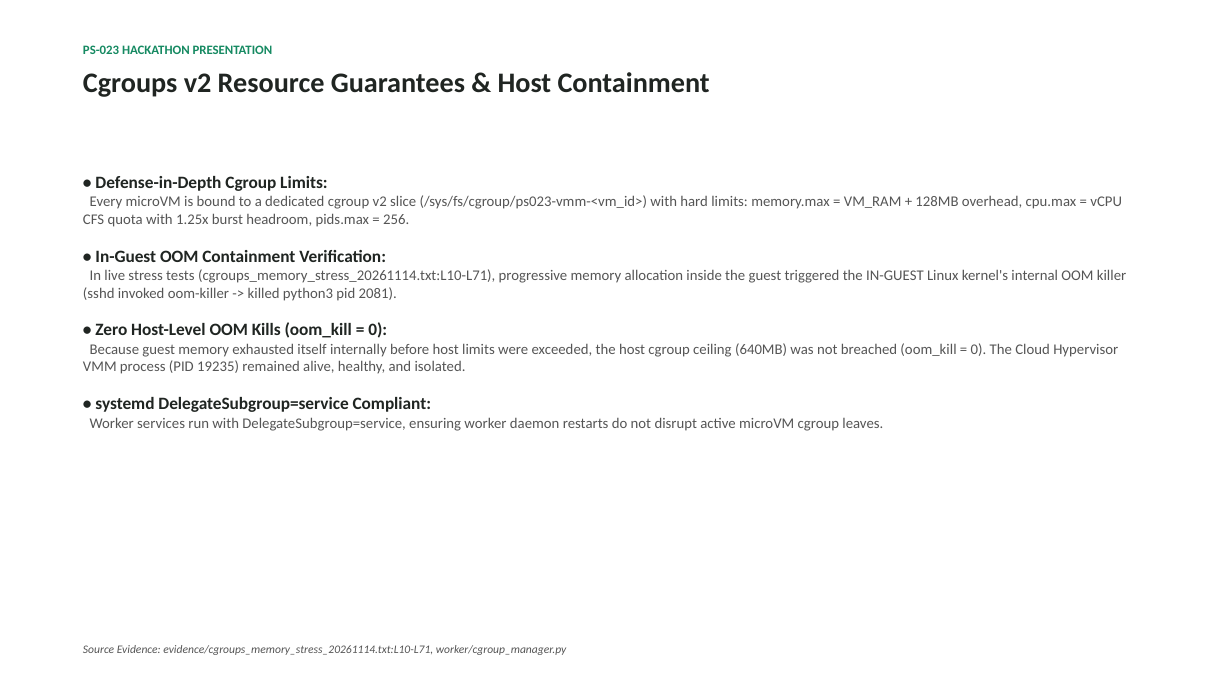
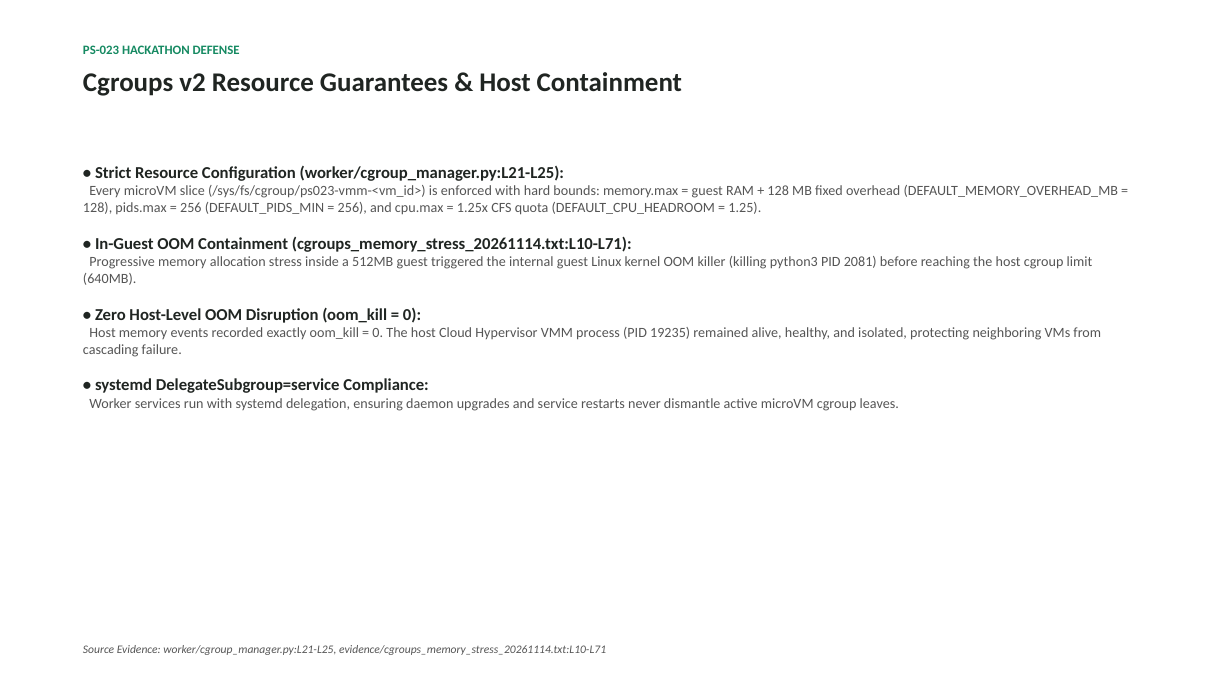
Before and after one commit to aiori-hackathon/A3-PS023-TC246, a slide deck: slide 8 of docs/deck/ps023_draft.pptx (slide 13 before the commit). Drawn at 1232x693 pixels with LibreOffice and Linux fonts; fonts in the diff are those of the drawing. Boxes give left, top, right and bottom in pixels: in the first picture for what was removed or moved away, otherwise in the second. Text is boxed around its words. In the diff, an @@ line names an element or a change of style, - is before the commit and + after.

Commit message:
docs: streamline presentation deck to 12 audited slides and update evidence citations

```diff
--- a/docs/deck/ps023_draft.pptx
+++ b/docs/deck/ps023_draft.pptx
@@ text at box(83, 45, 240, 54): text changed @@
-PS-023 HACKATHON PRESENTATION
+PS-023 HACKATHON DEFENSE
@@ text "Cgroups v2 Resource Guarantees & ..." at box(83, 72, 682, 96): size 22 to 21 pt @@
@@ text at box(83, 166, 1118, 411): text changed; size 11.5 to 11 pt @@
-• Defense-in-Depth Cgroup Limits:
-Every microVM is bound to a dedicated cgroup v2 slice (/sys/fs/cgroup/ps023-vmm-<vm_id>) with hard limits: memory.max = VM_RAM + 128MB overhead, cpu.max = vCPU CFS quota with 1.25x burst headroom, pids.max = 256.
-• In-Guest OOM Containment Verification:
-In live stress tests (cgroups_memory_stress_20261114.txt:L10-L71), progressive memory allocation inside the guest triggered the IN-GUEST Linux kernel's internal OOM killer (sshd invoked oom-killer -> killed python3 pid 2081).
-• Zero Host-Level OOM Kills (oom_kill = 0):
-Because guest memory exhausted itself internally before host limits were exceeded, the host cgroup ceiling (640MB) was not breached (oom_kill = 0). The Cloud Hypervisor VMM process (PID 19235) remained alive, healthy, and isolated.
-• systemd DelegateSubgroup=service Compliant:
-Worker services run with DelegateSubgroup=service, ensuring worker daemon restarts do not disrupt active microVM cgroup leaves.
+• Strict Resource Configuration (worker/cgroup_manager.py:L21-L25):
+Every microVM slice (/sys/fs/cgroup/ps023-vmm-<vm_id>) is enforced with hard bounds: memory.max = guest RAM + 128 MB fixed overhead (DEFAULT_MEMORY_OVERHEAD_MB = 128), pids.max = 256 (DEFAULT_PIDS_MIN = 256), and cpu.max = 1.25x CFS quota (DEFAULT_CPU_HEADROOM = 1.25).
+• In-Guest OOM Containment (cgroups_memory_stress_20261114.txt:L10-L71):
+Progressive memory allocation stress inside a 512MB guest triggered the internal guest Linux kernel OOM killer (killing python3 PID 2081) before reaching the host cgroup limit (640MB).
+• Zero Host-Level OOM Disruption (oom_kill = 0):
+Host memory events recorded exactly oom_kill = 0. The host Cloud Hypervisor VMM process (PID 19235) remained alive, healthy, and isolated, protecting neighboring VMs from cascading failure.
+• systemd DelegateSubgroup=service Compliance:
+Worker services run with systemd delegation, ensuring daemon upgrades and service restarts never dismantle active microVM cgroup leaves.
@@ text at box(83, 645, 606, 655): text changed @@
-Source Evidence: evidence/cgroups_memory_stress_20261114.txt:L10-L71, worker/cgroup_manager.py
+Source Evidence: worker/cgroup_manager.py:L21-L25, evidence/cgroups_memory_stress_20261114.txt:L10-L71
```
Also in this commit, not shown: 9 other slides changed, 2 slides added, 8 slides removed, 20 other files.
